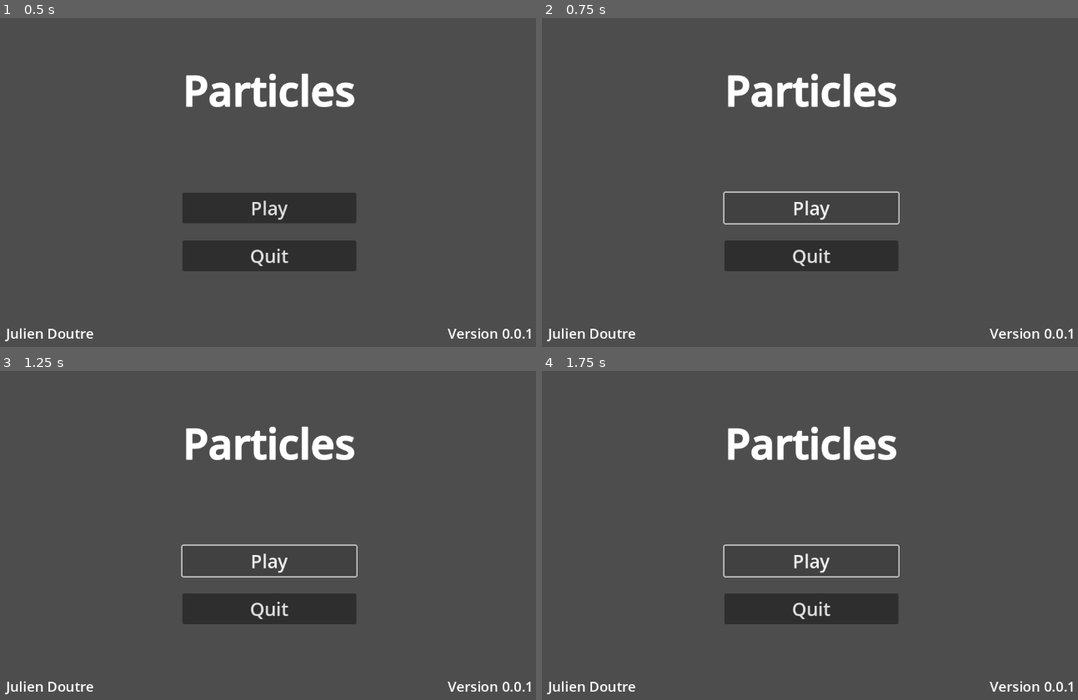
Above: before the commit, frames 1-4 (two rows, left to right).
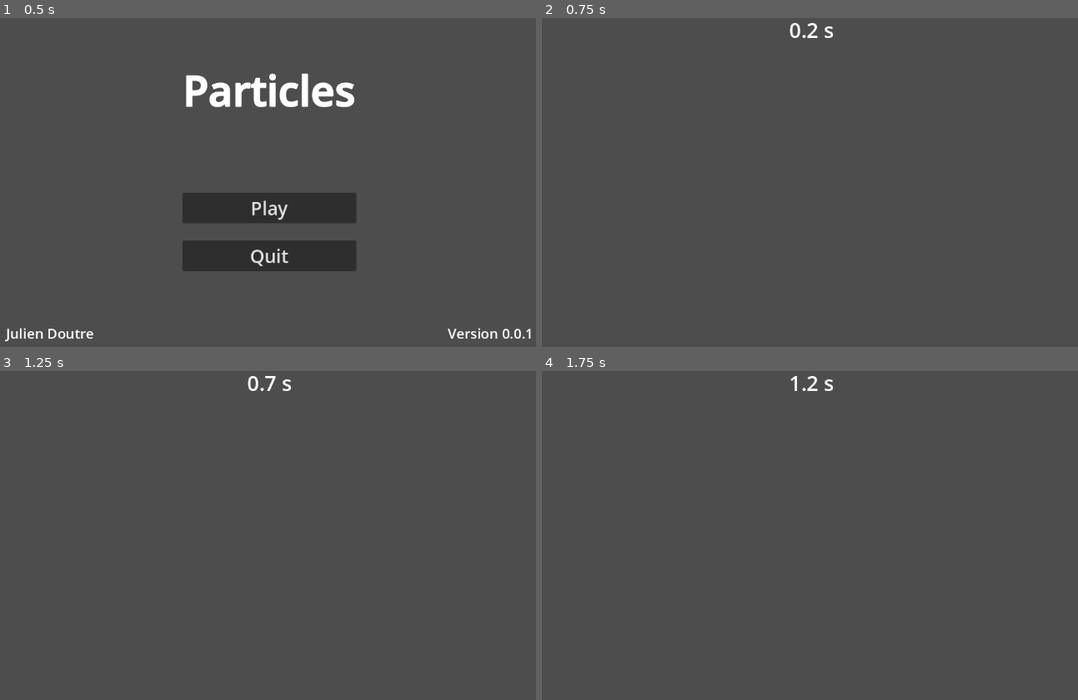
Above: after the commit, the same moments.

Repository: juliendoutre/particles
Game: Godot game, scene res://menu.tscn
Same seed, same stepped clock (60 frames per second), same inputs: the game is played once before the commit and once after it.
Inputs (mouse positions are in pixels of both pictures, inside the frame that each line leads up to):
- Up to frame 1 (0.5 s): no input
- Up to frame 2 (0.75 s): click "Play" at 0.5 s
- Up to frame 3 (1.25 s): no input
- Up to frame 4 (1.75 s): click (810, 561) at 1.25 s, where only the run before the commit has a clickable "Play"

Frame 1 is identical in both runs. In frame 2, 5.6% of the frame differs, in the area x 0-100%, y 1-99%; in frame 3, 5.6%; in frame 4, 5.6%.

Commit message:
Create main scene with timer

Diff:
--- a/button.gd
+++ b/button.gd
@@ -1,5 +1,4 @@
 extends Button
 
 func _on_pressed() -> void:
-	pass
-	#get_tree().change_scene_to_file("res://TODO.tscn")
+	get_tree().change_scene_to_file("res://game.tscn")
--- /dev/null
+++ b/game.gd
@@ -0,0 +1,10 @@
+extends Node2D
+
+var time_start = 0
+
+func _ready():
+	time_start = Time.get_unix_time_from_system()
+
+func _process(delta: float) -> void:
+	var time_elapsed = Time.get_unix_time_from_system() - time_start
+	$CanvasLayer/Label.text = str(snappedf(time_elapsed, 0.1)) + " s"
--- /dev/null
+++ b/game.tscn
@@ -0,0 +1,22 @@
+[gd_scene load_steps=3 format=3 uid="uid://dsq3gxjkdc4qr"]
+
+[ext_resource type="Script" path="res://game.gd" id="1_qevud"]
+
+[sub_resource type="LabelSettings" id="LabelSettings_jfrrb"]
+font_size = 36
+
+[node name="Node2D" type="Node2D"]
+script = ExtResource("1_qevud")
+
+[node name="CanvasLayer" type="CanvasLayer" parent="."]
+
+[node name="Label" type="Label" parent="CanvasLayer"]
+anchors_preset = 5
+anchor_left = 0.5
+anchor_right = 0.5
+offset_left = -31.5
+offset_right = 31.5
+offset_bottom = 23.0
+grow_horizontal = 2
+text = "0 seconds"
+label_settings = SubResource("LabelSettings_jfrrb")
